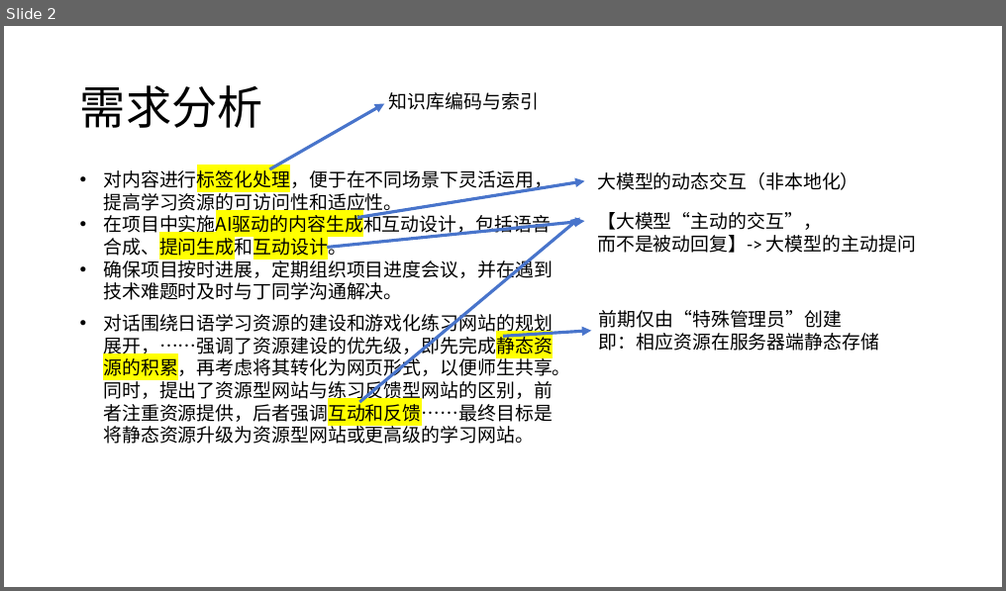
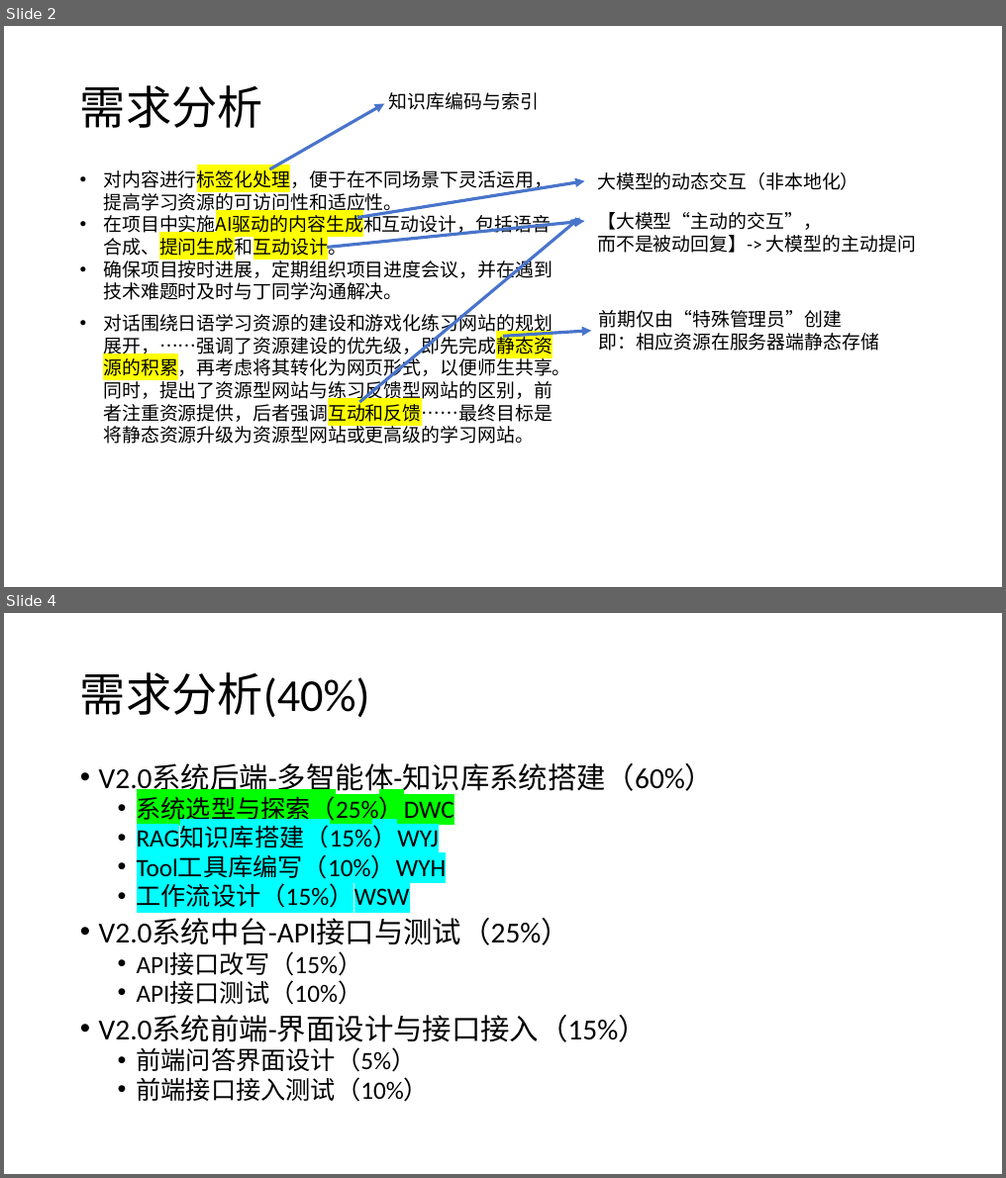
Before and after one commit to C32-SoundTech/SoundTech, a slide deck: docs/20251023-汇报/20251023-汇报.pptx. Shown one above the other, each under a label of ours: slide 2 before the commit, slides 2 and 4 after it; the slides between them are not shown. The pictures are 1006x591 and 1006x1178 pixels, drawn with LibreOffice and Linux fonts; fonts in the diff are those of the drawing. Boxes give left, top, right and bottom in pixels: in the first picture for what was removed or moved away, otherwise in the second. Text is boxed around its words. In the diff, an @@ line names an element or a change of style, - is before the commit and + after.

```diff
--- a/docs/20251023-汇报/20251023-汇报.pptx
+++ b/docs/20251023-汇报/20251023-汇报.pptx
@@ slide 4 added at bbox=[4, 613, 1002, 1174], background #FFFFFF @@
@@ title added at bbox=[80, 672, 370, 718], 44 pt, text #000000 @@
+需求分析(40%)
@@ text added at bbox=[99, 763, 715, 1102], 24 pt, text #000000 @@
+• V2.0系统后端-多智能体-知识库系统搭建（60%）
+  • 系统选型与探索（25%）DWC
+  • RAG知识库搭建（15%）WYJ
+  • Tool工具库编写（10%）WYH
+  • 工作流设计（15%）WSW
+• V2.0系统中台-API接口与测试（25%）
+  • API接口改写（15%）
+  • API接口测试（10%）
+• V2.0系统前端-界面设计与接口接入（15%）
+  • 前端问答界面设计（5%）
+  • 前端接口接入测试（10%）
```
Also in this commit, not shown: 1 slide changed.
